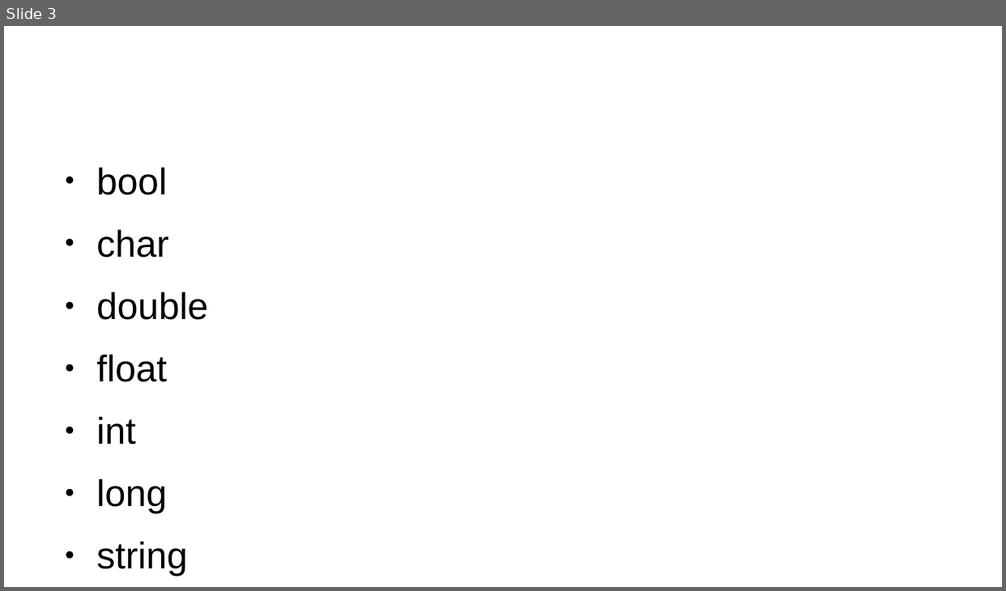
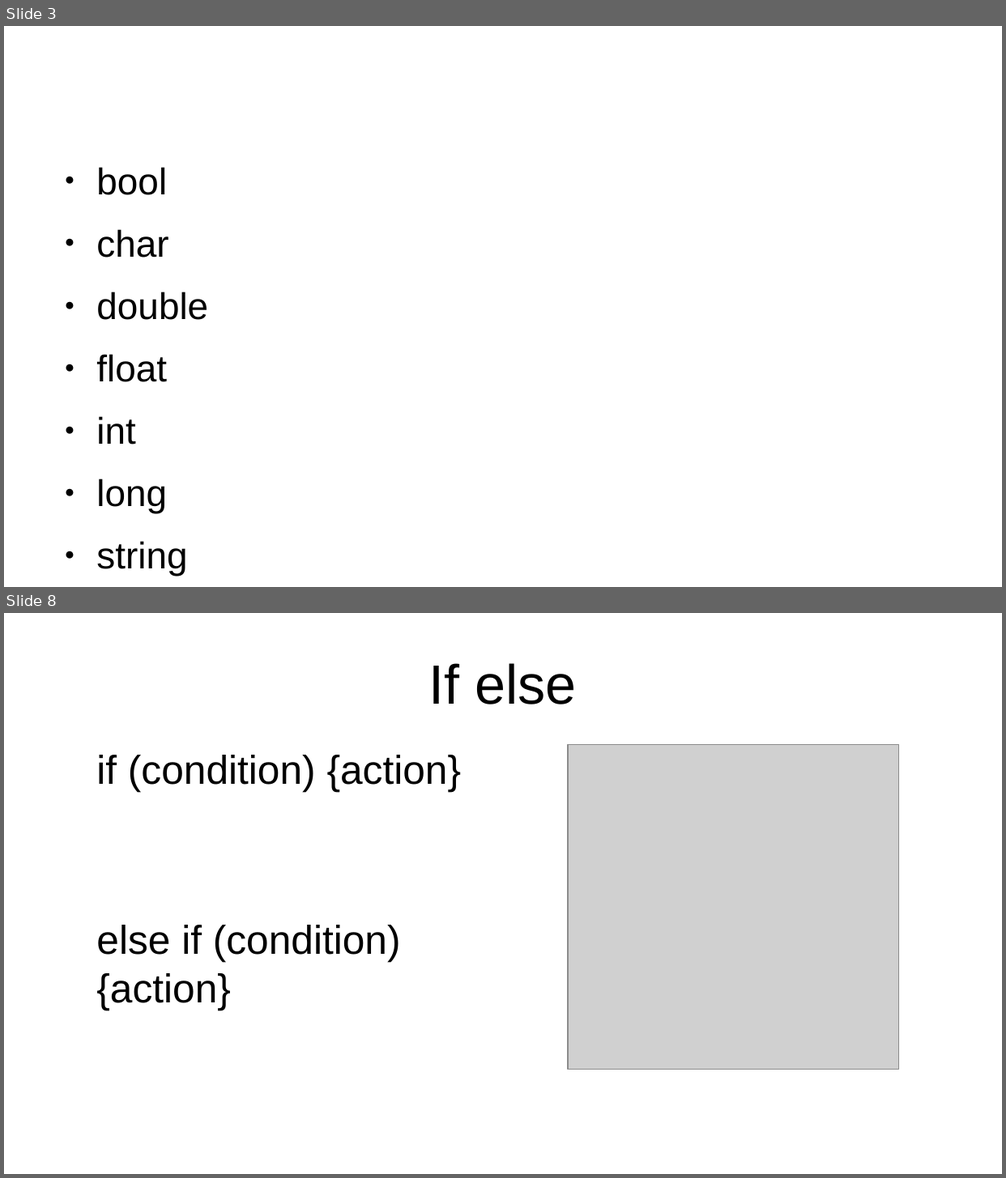
Before and after one commit to JaneQu-26/RSSI_Graphing, a slide deck: ZhiQu_sideproject.odp. Shown one above the other, each under a label of ours: slide 3 before the commit, slides 3 and 8 after it; the slides between them are not shown. The pictures are 1006x591 and 1006x1178 pixels, drawn with LibreOffice and Linux fonts; fonts in the diff are those of the drawing; grey boxes stand for pictures. Boxes give left, top, right and bottom in pixels: in the first picture for what was removed or moved away, otherwise in the second. Text is boxed around its words. In the diff, an @@ line names an element or a change of style, - is before the commit and + after.

```diff
--- a/ZhiQu_sideproject.odp
+++ b/ZhiQu_sideproject.odp
@@ slide 8 added at <box>4,613,1002,1174</box>, background #FFFFFF @@
@@ title added at <box>429,663,576,705</box>, 44 pt, text #000000 @@
+If else
@@ text added at <box>96,755,462,792</box>, 32 pt, text #000000 @@
+if (condition) {action}
@@ picture added at <box>568,744,899,1071</box> @@
@@ text added at <box>96,925,401,1010</box>, 32 pt, text #000000 @@
+else if (condition) {action}
```
Also in this commit, not shown: 2 slides changed, 4 other slides added, 1 other file.
